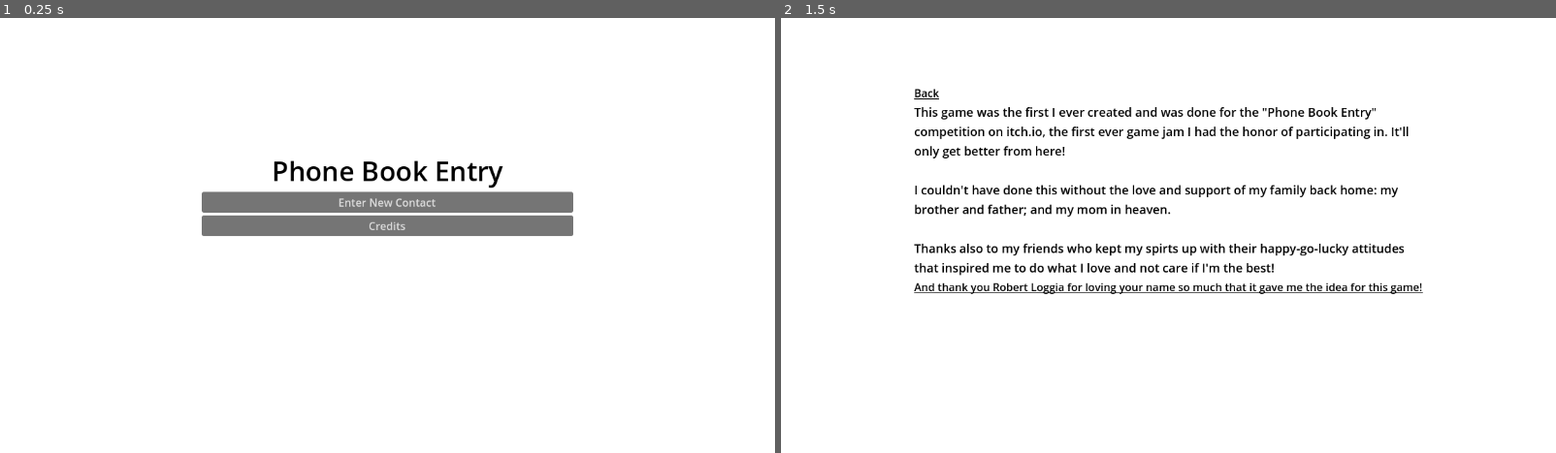
Above: before the commit, frames 1-2 (left to right).
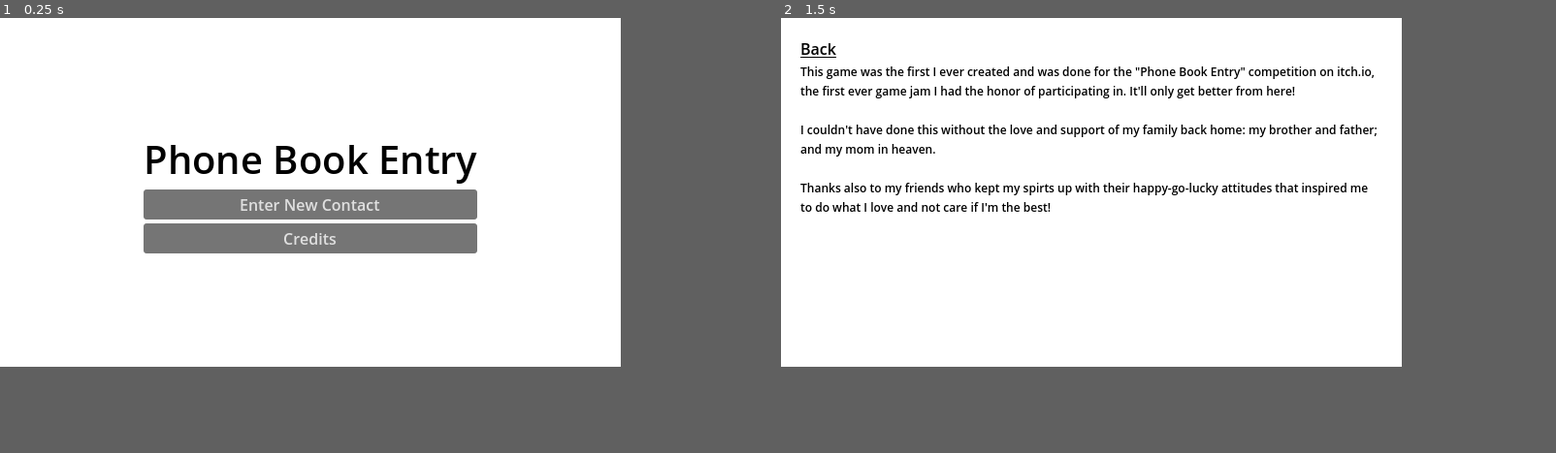
Above: after the commit, the same moments.

Repository: mjcampos/phone_number_entry
Game: Godot game, scene res://Menu/menu.tscn
Two runs of this game, one before a commit and one after it. Both use one fixed random seed, a clock stepped at 60 frames per second and the inputs below.
Inputs:
- Up to frame 1 (0.25 s): no input
- Up to frame 2 (1.5 s): click "Credits" at 0.5 s; tap Enter at 1.25 s
The window is 799x449 before the commit and 640x360 after it. Grey fills any space a smaller window leaves; there, only what the larger window draws over its background counts as a difference.

The runs differ from the first frame. In frame 1, 6.3% of the frame differs, in the area x 18-74%, y 29-55%; in frame 2, 7.3%, in the area x 2-83%, y 5-64%.

Commit message:
Resized to fit itch.io viewport

Diff:
--- a/Credits/credits.tscn
+++ b/Credits/credits.tscn
@@ -3,7 +3,7 @@
 [ext_resource type="Script" path="res://Credits/credits.gd" id="1_onn0q"]
 
 [sub_resource type="LabelSettings" id="LabelSettings_cajs1"]
-font_size = 18
+font_size = 12
 font_color = Color(0, 0, 0, 1)
 outline_color = Color(0, 0, 0, 1)
 
@@ -31,10 +31,10 @@
 anchor_bottom = 1.0
 grow_horizontal = 2
 grow_vertical = 2
-theme_override_constants/margin_left = 200
-theme_override_constants/margin_top = 100
-theme_override_constants/margin_right = 200
-theme_override_constants/margin_bottom = 100
+theme_override_constants/margin_left = 20
+theme_override_constants/margin_top = 20
+theme_override_constants/margin_right = 20
+theme_override_constants/margin_bottom = 20
 
 [node name="VBoxContainer" type="VBoxContainer" parent="MarginContainer"]
 layout_mode = 2
@@ -54,10 +54,4 @@
 label_settings = SubResource("LabelSettings_cajs1")
 autowrap_mode = 3
 
-[node name="LinkButton" type="LinkButton" parent="MarginContainer/VBoxContainer"]
-layout_mode = 2
-theme_override_colors/font_color = Color(0, 0, 0, 1)
-text = "And thank you Robert Loggia for loving your name so much that it gave me the idea for this game!"
-uri = "https://www.youtube.com/watch?v=4-ohJ6oXGkI"
-
 [connection signal="pressed" from="MarginContainer/VBoxContainer/BackButton" to="." method="_on_back_button_pressed"]
--- a/MainView/main_view.tscn
+++ b/MainView/main_view.tscn
@@ -9,7 +9,7 @@
 [ext_resource type="LabelSettings" uid="uid://bxbed8gbj1odp" path="res://error_label_settings.tres" id="7_bmui7"]
 
 [sub_resource type="LabelSettings" id="LabelSettings_5yidf"]
-font_size = 32
+font_size = 13
 font_color = Color(0, 0, 0, 1)
 
 [node name="MainView" type="Control"]
@@ -37,26 +37,18 @@
 [node name="MainContainer" type="MarginContainer" parent="."]
 unique_name_in_owner = true
 layout_mode = 1
-anchors_preset = 8
-anchor_left = 0.5
-anchor_top = 0.5
-anchor_right = 0.5
-anchor_bottom = 0.5
-offset_left = -342.0
-offset_top = -160.0
-offset_right = 342.0
-offset_bottom = 160.0
+anchors_preset = 15
+anchor_right = 1.0
+anchor_bottom = 1.0
 grow_horizontal = 2
 grow_vertical = 2
-theme_override_constants/margin_left = 200
-theme_override_constants/margin_top = 100
-theme_override_constants/margin_right = 200
-theme_override_constants/margin_bottom = 100
+theme_override_constants/margin_left = 25
+theme_override_constants/margin_top = 10
+theme_override_constants/margin_right = 25
 script = ExtResource("3_6w7s7")
 
 [node name="DisplayContainer" type="VBoxContainer" parent="MainContainer"]
 unique_name_in_owner = true
-visible = false
 layout_mode = 2
 
 [node name="Message" type="Label" parent="MainContainer/DisplayContainer"]
@@ -151,6 +143,7 @@
 
 [node name="InputsContainer" type="VBoxContainer" parent="MainContainer"]
 unique_name_in_owner = true
+visible = false
 layout_mode = 2
 size_flags_horizontal = 4
 size_flags_vertical = 4
--- a/facts_label_settings.tres
+++ b/facts_label_settings.tres
@@ -1,5 +1,5 @@
 [gd_resource type="LabelSettings" format=3 uid="uid://d0an2pm6f5u6q"]
 
 [resource]
-font_size = 20
+font_size = 12
 font_color = Color(0, 0, 0, 1)
--- a/project.godot
+++ b/project.godot
@@ -14,3 +14,12 @@
 run/main_scene="res://Menu/menu.tscn"
 config/features=PackedStringArray("4.1", "Forward Plus")
 config/icon="res://Assets/icon.PNG"
+
+[display]
+
+window/size/viewport_width=640
+window/size/viewport_height=360
+
+[rendering]
+
+renderer/rendering_method="gl_compatibility"
Not shown, added: export_presets.cfg
